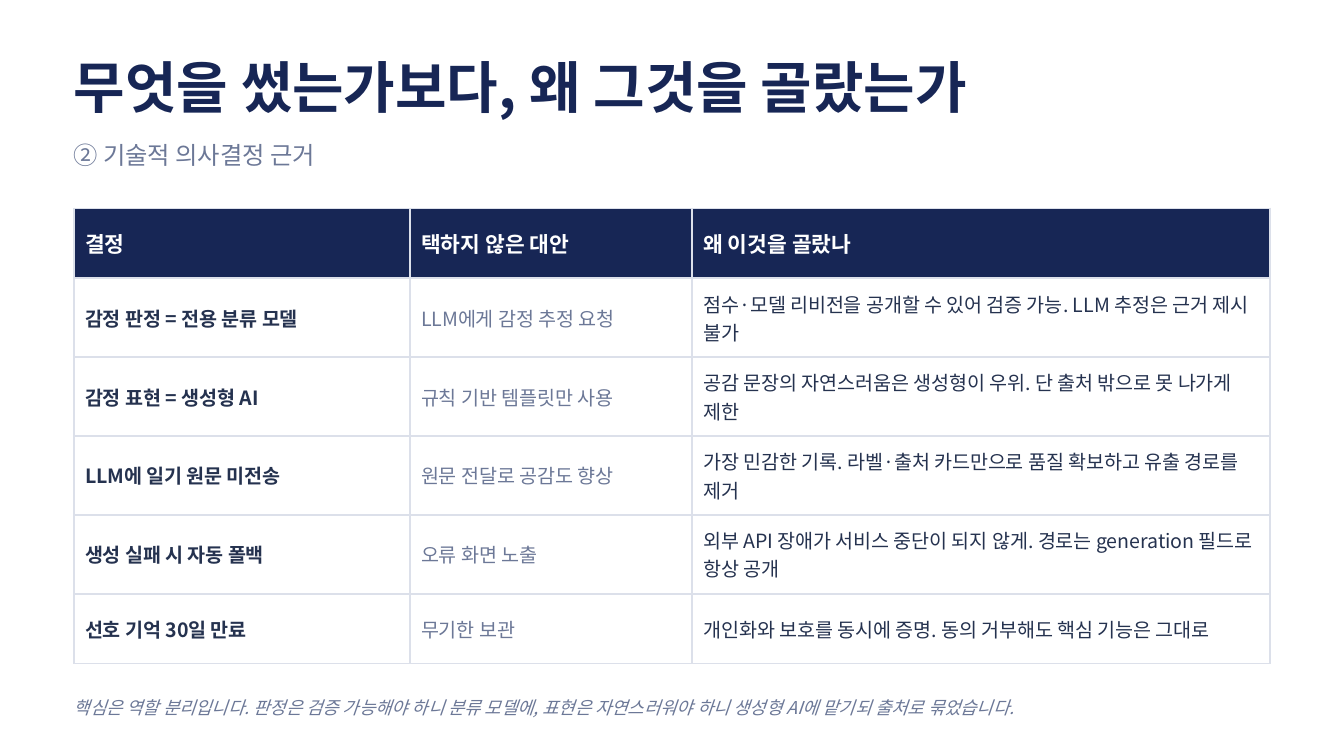
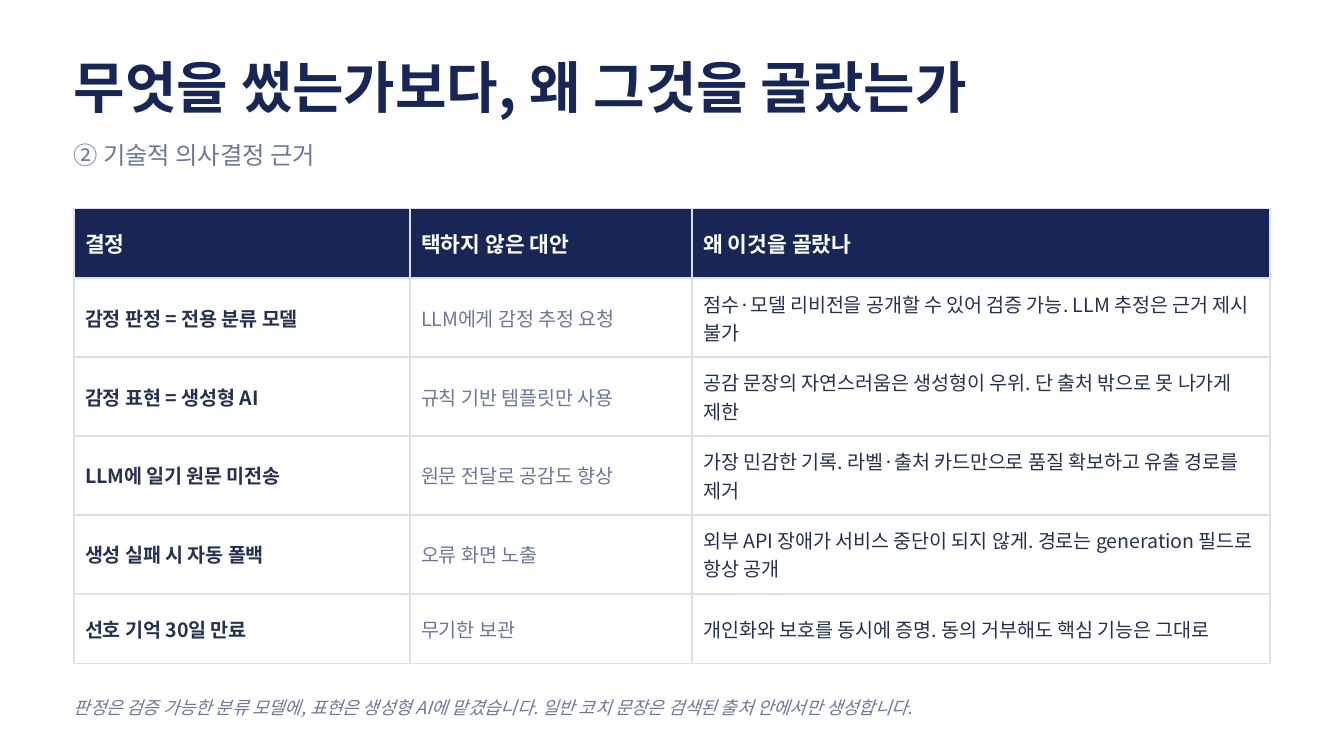
Before and after one commit to codyssey-seungmin/M2-1, a slide deck: slide 5 of docs/presentation.pptx. Drawn at 1344x756 pixels with LibreOffice and Linux fonts; fonts in the diff are those of the drawing. Boxes give left, top, right and bottom in pixels: in the first picture for what was removed or moved away, otherwise in the second. Text is boxed around its words. In the diff, an @@ line names an element or a change of style, - is before the commit and + after.

```diff
--- a/docs/presentation.pptx
+++ b/docs/presentation.pptx
@@ text at box(74, 699, 912, 717): text changed @@
-핵심은 역할 분리입니다. 판정은 검증 가능해야 하니 분류 모델에, 표현은 자연스러워야 하니 생성형 AI에 맡기되 출처로 묶었습니다.
+판정은 검증 가능한 분류 모델에, 표현은 생성형 AI에 맡겼습니다. 일반 코치 문장은 검색된 출처 안에서만 생성합니다.
```
Also in this commit, not shown: 9 other slides changed, 2 other files.
